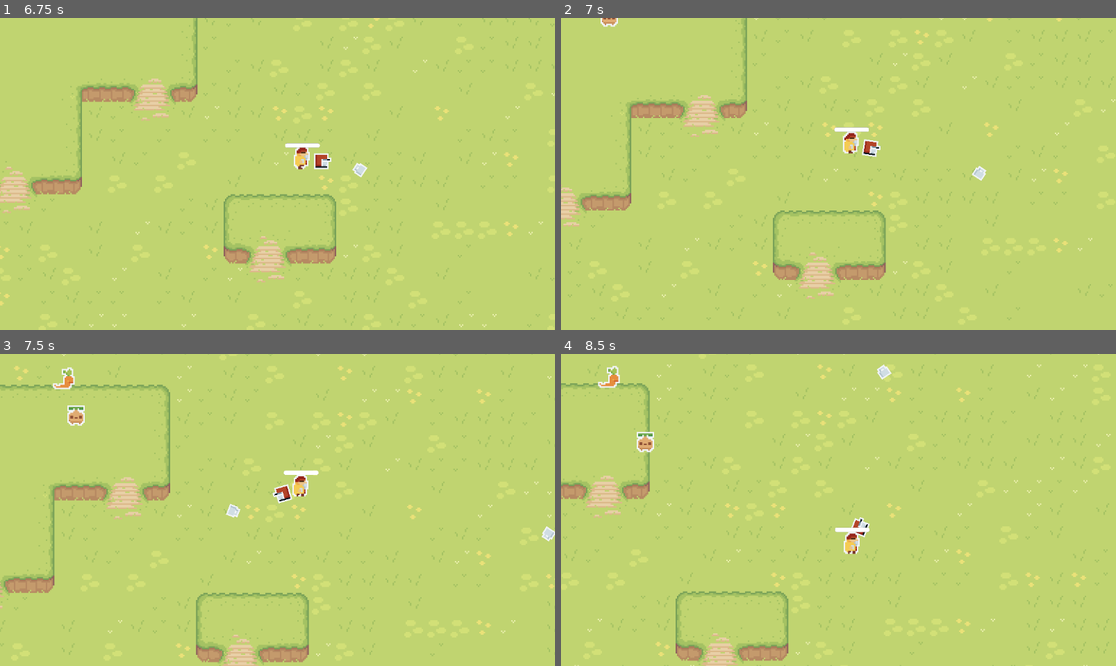
Above: before the commit, frames 1-4 (two rows, left to right).
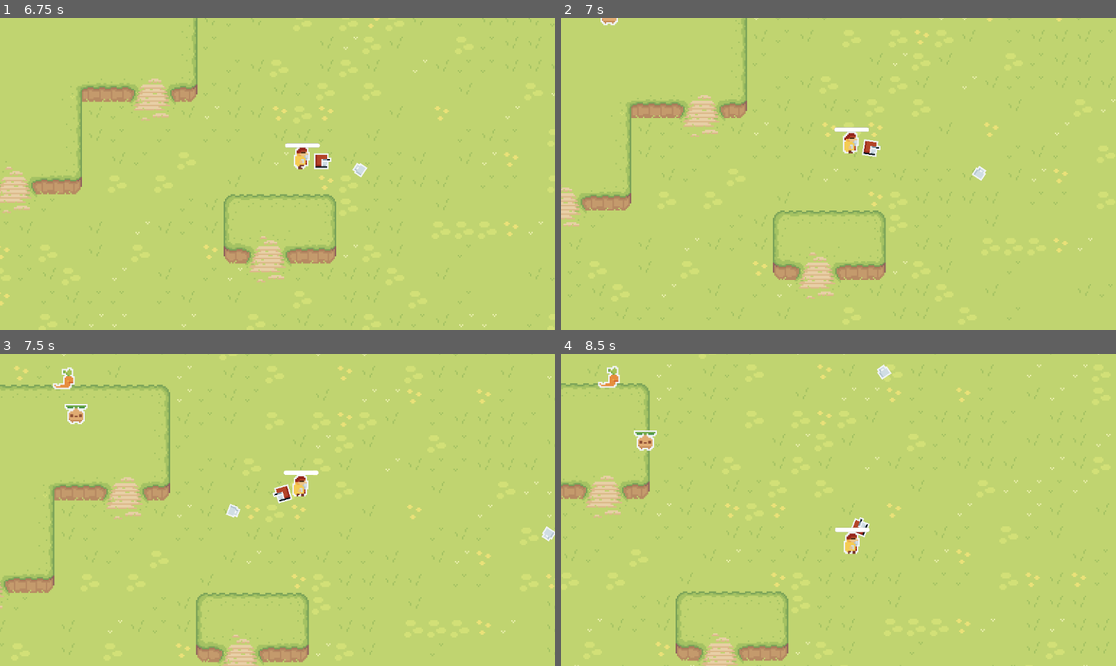
Above: after the commit, the same moments.

Repository: iAn999891/GODOTGAME
Game: Godot game, scene res://Scene/game_scene.tscn
The game is run twice, just before and just after one commit, with the same random seed, the same clock (stepped at 60 frames per second) and the same inputs.
Inputs (mouse positions are in pixels of both pictures, inside the frame that each line leads up to):
- Up to frame 1 (6.75 s): move the mouse to (399, 158) at 0.52 s; hold D (Move_right) 0.53-1.28 s; click (399, 158) at 0.6 s; move the mouse to (166, 189) at 1.27 s; hold S (Move_down) 1.28-2.03 s; click (166, 189) at 1.35 s; move the mouse to (333, 105) at 2.02 s; hold D (Move_right) 2.03-2.78 s; click (333, 105) at 2.1 s; move the mouse to (249, 236) at 2.77 s; hold W (Move_up) 2.78-3.53 s; click (249, 236) at 2.85 s; move the mouse to (444, 220) at 3.52 s; hold A (Move_left) 3.53-5.03 s; click (444, 220) at 3.6 s; move the mouse to (111, 127) at 4.27 s; click (111, 127) at 4.35 s; move the mouse to (305, 174) at 5.02 s; hold S (Move_down) 5.03-5.78 s; click (305, 174) at 5.1 s; move the mouse to (194, 96) at 5.77 s; hold D (Move_right) 5.78-6.53 s; click (194, 96) at 5.85 s; move the mouse to (399, 158) at 6.52 s; hold W (Move_up) from 6.53 s (still down); click (399, 158) at 6.6 s
- Up to frame 2 (7 s): keep holding W (Move_up)
- Up to frame 3 (7.5 s): move the mouse to (166, 525) at 7.27 s; release W (Move_up) at 7.28 s; hold D (Move_right) from 7.28 s (still down); click (166, 525) at 7.35 s
- Up to frame 4 (8.5 s): move the mouse to (894, 441) at 8.02 s; release D (Move_right) at 8.03 s; hold S (Move_down) from 8.03 s (still down); click (894, 441) at 8.1 s

Frame 1 is identical in both runs. In frame 2, less than 0.1% of the frame differs, in the area x 7-11%, y 0-3%; in frame 3, 0.1%; in frame 4, 0.2%, in the area x 13-18%, y 24-32%.

Commit message:
movmoent

Diff:
--- a/will-and-ian-godot-game-/Scene/BabyOnion.gd
+++ b/will-and-ian-godot-game-/Scene/BabyOnion.gd
@@ -1,7 +1,7 @@
 extends CharacterBody2D
 
 
-var health = 2
+var health = 1
 
 @onready var player = get_node("/root/Game_scene/Player")
 
--- a/will-and-ian-godot-game-/Scene/BabyOnion.tscn
+++ b/will-and-ian-godot-game-/Scene/BabyOnion.tscn
@@ -67,6 +67,7 @@
 sprite_frames = SubResource("SpriteFrames_00nfu")
 animation = &"fly"
 autoplay = "fly"
+frame_progress = 0.90738755
 
 [node name="CollisionShape2D" type="CollisionShape2D" parent="." unique_id=239312249]
 shape = SubResource("CapsuleShape2D_7gyal")
--- a/will-and-ian-godot-game-/Scene/game_scene.tscn
+++ b/will-and-ian-godot-game-/Scene/game_scene.tscn
@@ -575,11 +575,9 @@
 position = Vector2(-219, -150)
 rotation = 0.006818076
 
-[node name="BCtimer" type="Timer" parent="." unique_id=1635490516]
+[node name="Timer" type="Timer" parent="." unique_id=1635490516]
 wait_time = 5.0
 autostart = true
-
-[node name="BOtimer" type="Timer" parent="." unique_id=721015710]
 
 [node name="Gameover" type="CanvasLayer" parent="." unique_id=356292520]
 unique_name_in_owner = true
@@ -610,4 +608,4 @@
 text = "GAME OVER"
 
 [connection signal="health_depleted" from="Player" to="." method="_on_player_health_depleted"]
-[connection signal="timeout" from="BCtimer" to="." method="_on_timer_timeout"]
+[connection signal="timeout" from="Timer" to="." method="_on_timer_timeout"]
